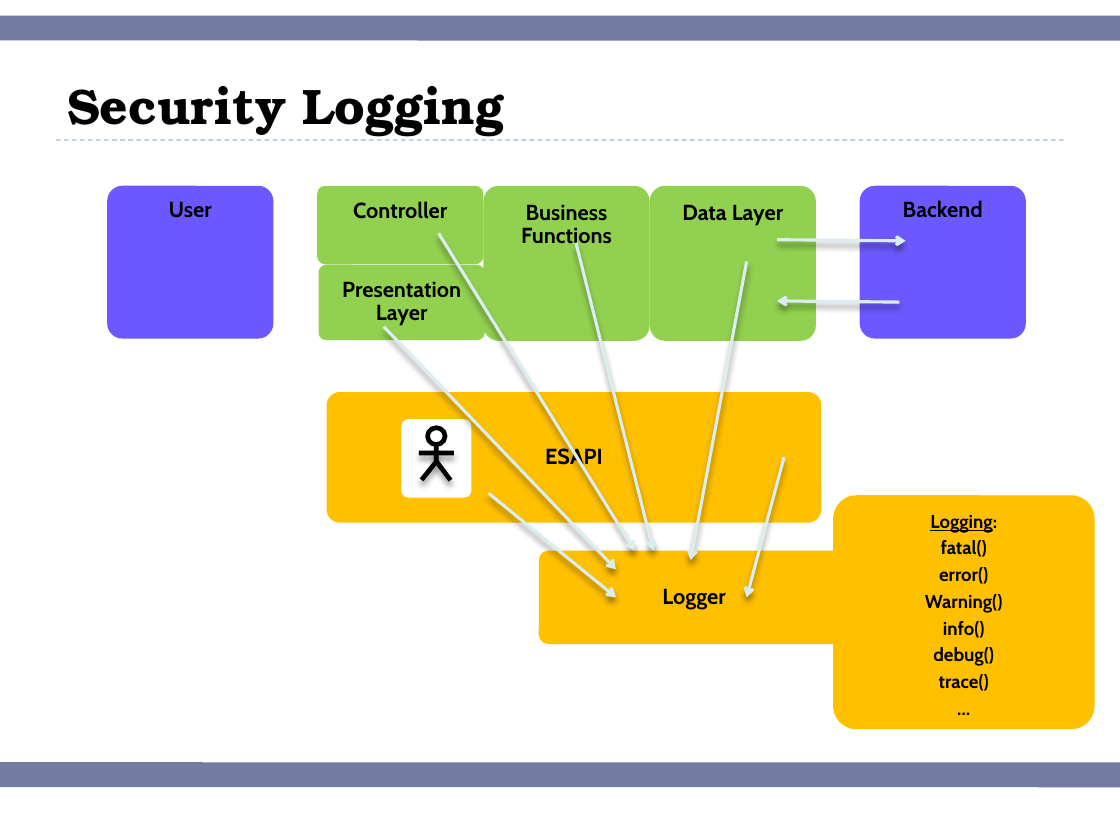
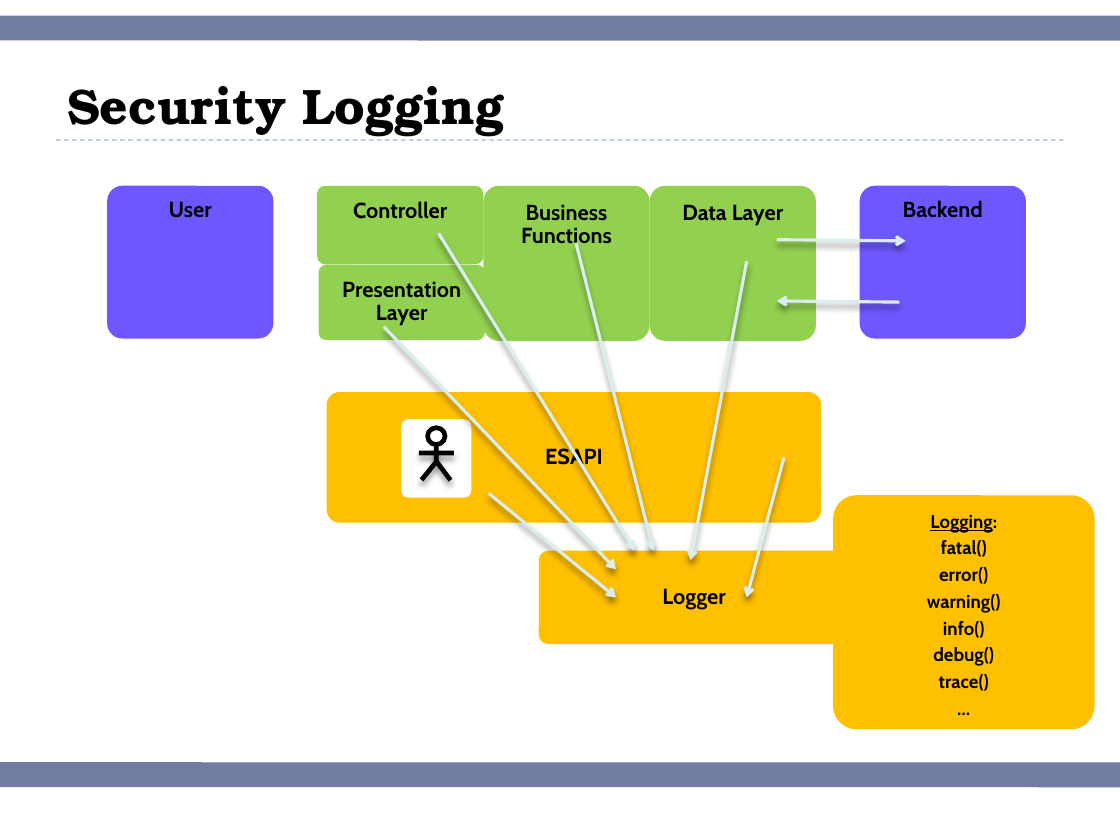
Before and after one commit to anandhachandru/owasp-esapi-java, a slide deck: slide 10 of documentation/ESAPI Javadoc Pictures.pptx. Drawn at 1120x840 pixels with LibreOffice and Linux fonts; fonts in the diff are those of the drawing. Boxes give left, top, right and bottom in pixels: in the first picture for what was removed or moved away, otherwise in the second. Text is boxed around its words. In the diff, an @@ line names an element or a change of style, - is before the commit and + after.

Commit message:
Update the logger to save its output to a file whose name is now specified in the security configuration properties file. This also includes specifying the max amount of data that can go in each individual log. Cleanup the SecurityConfiguration javadocs.

```diff
--- a/documentation/ESAPI Javadoc Pictures.pptx
+++ b/documentation/ESAPI Javadoc Pictures.pptx
@@ text at [927, 594, 1001, 613]: text changed @@
-Warning()
+warning()
```
Also in this commit, not shown: 7 other files.
